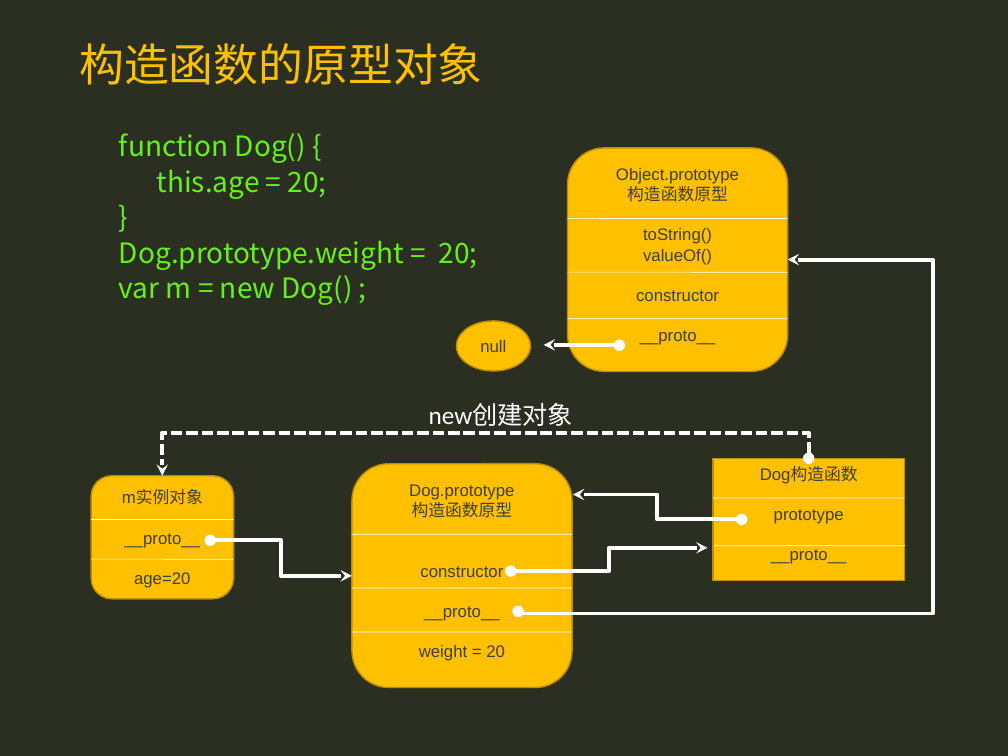
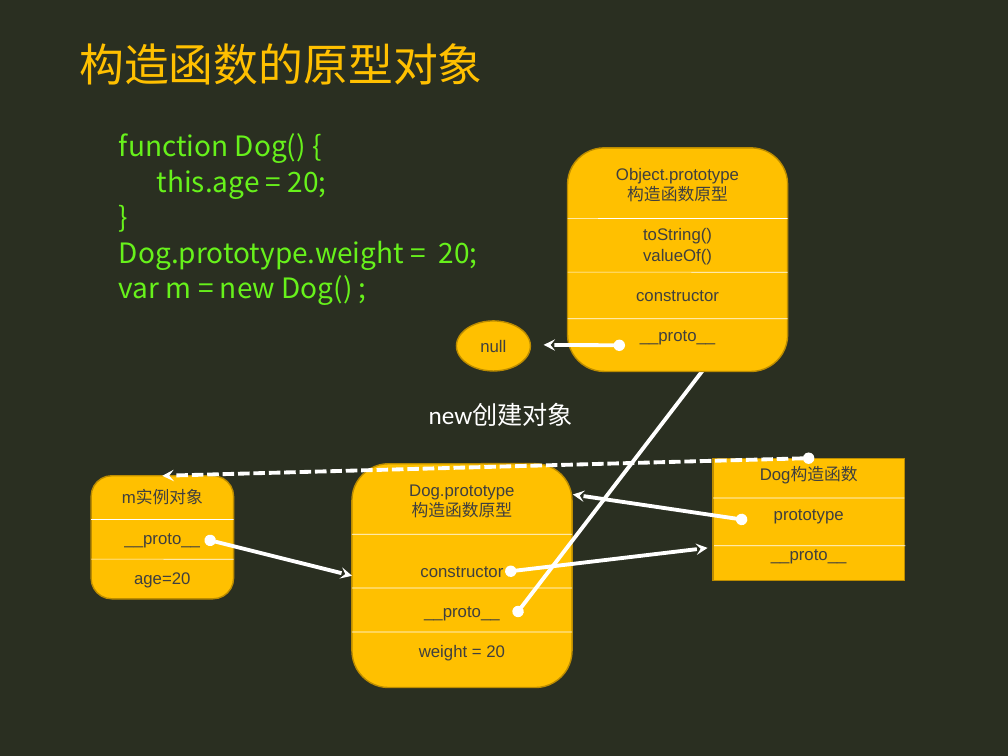
Before and after one commit to Zzhiren/JavaScript-, a slide deck: slide 42 of 6.老马经典系列-JavaScript高级教程.ppt. Drawn at 1008x756 pixels with LibreOffice and Linux fonts; fonts in the diff are those of the drawing. Boxes give left, top, right and bottom in pixels: in the first picture for what was removed or moved away, otherwise in the second. Text is boxed around its words. In the diff, an @@ line names an element or a change of style, - is before the commit and + after.

```diff
--- a/6.老马经典系列-JavaScript高级教程.ppt
+++ b/6.老马经典系列-JavaScript高级教程.ppt
@@ elbow double arrow (518, 612) - (787, 260): elbow double arrow to double arrow; route changed @@
@@ elbow double arrow (808, 459) - (162, 476): elbow double arrow to double arrow; route changed @@
@@ elbow double arrow (742, 519) - (573, 495): elbow double arrow to double arrow; route changed @@
@@ elbow double arrow (211, 540) - (352, 576): elbow double arrow to double arrow; route changed @@
@@ elbow double arrow (511, 572) - (708, 548): elbow double arrow to double arrow; route changed @@
```
Also in this commit, not shown: 70 other slides changed, 6 other files.
